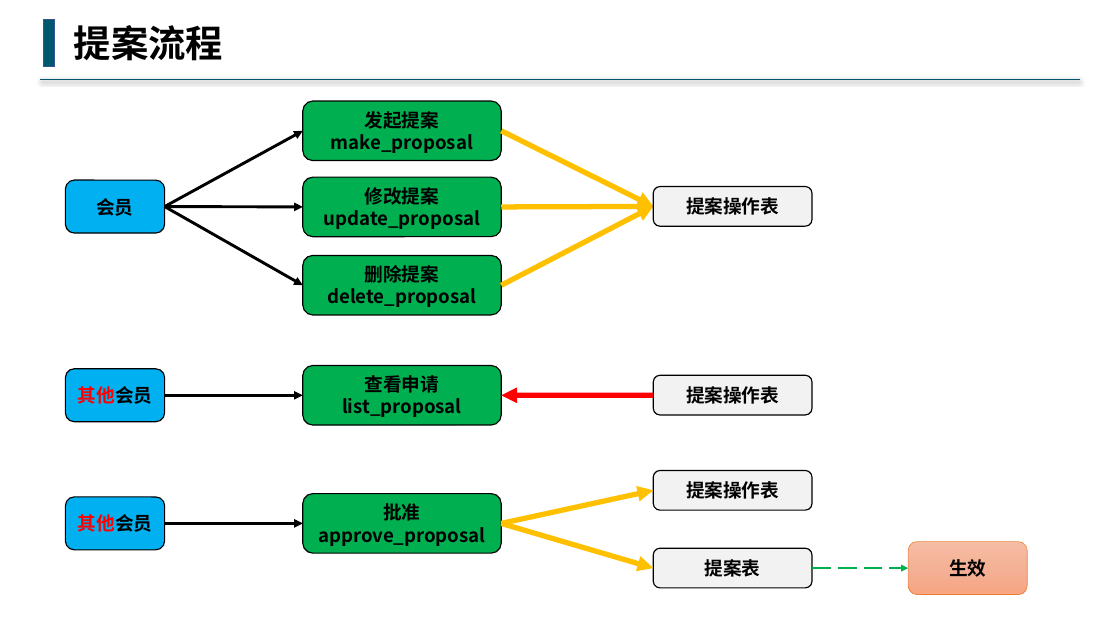
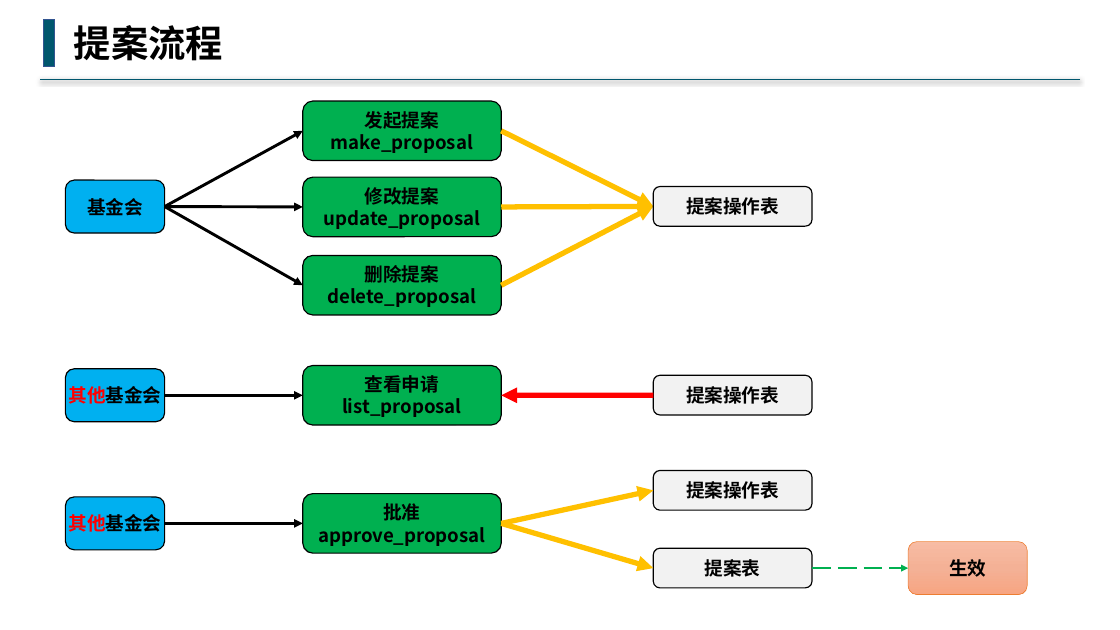
Before and after one commit to buddhachain/buddhaContract, a slide deck: slide 10 of doc/01.基金会.pptx. Drawn at 1120x630 pixels with LibreOffice and Linux fonts; fonts in the diff are those of the drawing. Boxes give left, top, right and bottom in pixels: in the first picture for what was removed or moved away, otherwise in the second. Text is boxed around its words. In the diff, an @@ line names an element or a change of style, - is before the commit and + after.

Commit message:
修改了下基金会名称

```diff
--- a/doc/01.基金会.pptx
+++ b/doc/01.基金会.pptx
@@ text in rounded rectangle at (x1=87, y1=198, x2=143, y2=216): text changed @@
-会员
+基金会
@@ text in rounded rectangle at (x1=68, y1=386, x2=161, y2=404): text changed; text colour #FF0000 to #000000 @@
-其他会员
+其他基金会
@@ text in rounded rectangle at (x1=68, y1=514, x2=161, y2=532): text changed; text colour #FF0000 to #000000 @@
-其他会员
+其他基金会
```
Also in this commit, not shown: 4 other slides changed.
